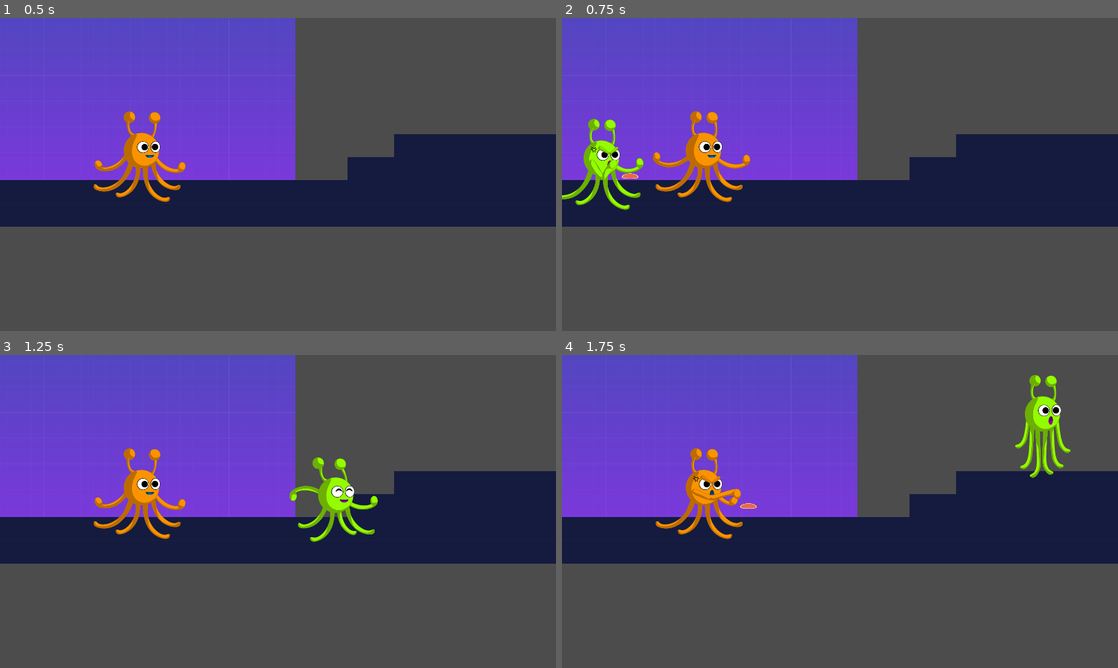
Above: before the commit, frames 1-4 (two rows, left to right).
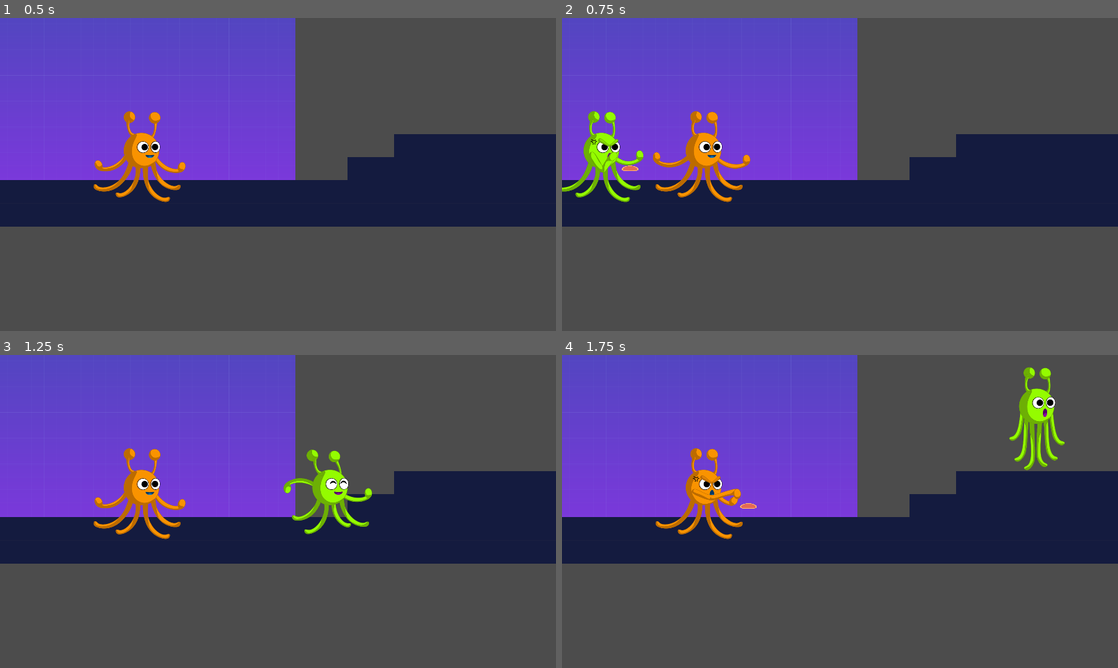
Above: after the commit, the same moments.

Repository: kigari94/IAS
Game: Godot game, scene res://src/Levels/Level01.tscn
Same seed, same stepped clock (60 frames per second), same inputs: the game is played once before the commit and once after it. This scene is started directly instead of the project's main scene.
Inputs:
- Up to frame 1 (0.5 s): no input
- Up to frame 2 (0.75 s): hold D (move_right) from 0.53 s (still down); hold Space (attack) from 0.53 s (still down)
- Up to frame 3 (1.25 s): keep holding D (move_right); keep holding Space (attack); tap W (jump) at 0.77 s
- Up to frame 4 (1.75 s): keep holding D (move_right); release Space (attack) at 1.28 s; tap Keypad Enter (attack_p2) at 1.35 s; tap W (jump) at 1.52 s

Frame 1 is identical in both runs. In frame 2, 1.8% of the frame differs, in the area x 0-15%, y 29-62%; in frame 3, 1.8%, in the area x 51-68%, y 30-60%; in frame 4, 1.7%.

Commit message:
fixing collider

Diff:
--- a/src/Actors/Player.tscn
+++ b/src/Actors/Player.tscn
@@ -8,10 +8,10 @@
 polygon = PoolVector2Array( -47.7193, -80.1353, -45.552, -86.1556, -40.2541, -93.1392, -32.7889, -96.9922, 32.4715, -96 …(218 unchanged characters)…
 
 [sub_resource type="RectangleShape2D" id=2]
-extents = Vector2( 40, 41 )
+extents = Vector2( 60, 67.5 )
 
 [sub_resource type="RectangleShape2D" id=3]
-extents = Vector2( 45.6478, 41.7715 )
+extents = Vector2( 66, 75 )
 
 [sub_resource type="Animation" id=9]
 resource_name = "Death_Animation"
